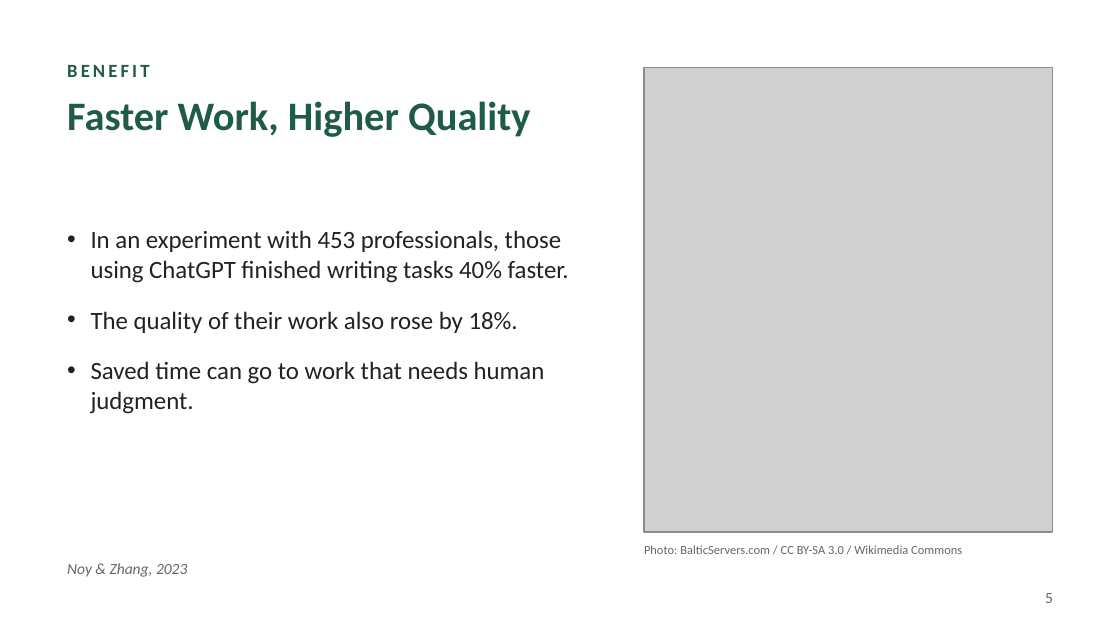
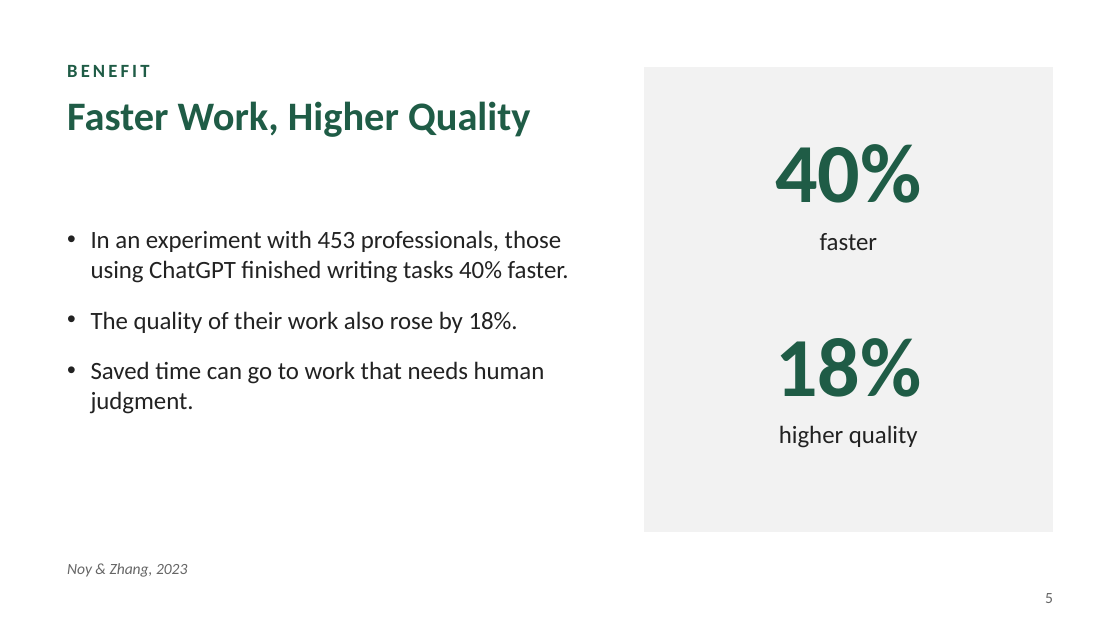
Before and after one commit to Hvdxx/academic-pptx-skill, a slide deck: slide 5 of presentations/AI_and_the_Economy.pptx. Drawn at 1120x630 pixels with LibreOffice and Linux fonts; fonts in the diff are those of the drawing; grey boxes stand for pictures. Boxes give left, top, right and bottom in pixels: in the first picture for what was removed or moved away, otherwise in the second. Text is boxed around its words. In the diff, an @@ line names an element or a change of style, - is before the commit and + after.

```diff
--- a/presentations/AI_and_the_Economy.pptx
+++ b/presentations/AI_and_the_Economy.pptx
@@ picture removed at box(644, 67, 1053, 532) @@
@@ rectangle added at box(644, 67, 1053, 532), fill #F2F2F2 @@
@@ text added at box(775, 144, 921, 203), 54 pt, text #1F5C46, bold @@
+40%
@@ text added at box(820, 233, 877, 250), 16 pt, text #222222 @@
+faster
@@ text added at box(775, 338, 921, 397), 54 pt, text #1F5C46, bold @@
+18%
@@ text added at box(779, 425, 918, 448), 16 pt, text #222222 @@
+higher quality
@@ text removed at box(644, 545, 962, 554) @@
-Photo: BalticServers.com / CC BY-SA 3.0 / Wikimedia Commons
```
Also in this commit, not shown: 3 other slides changed, 1 other file.
